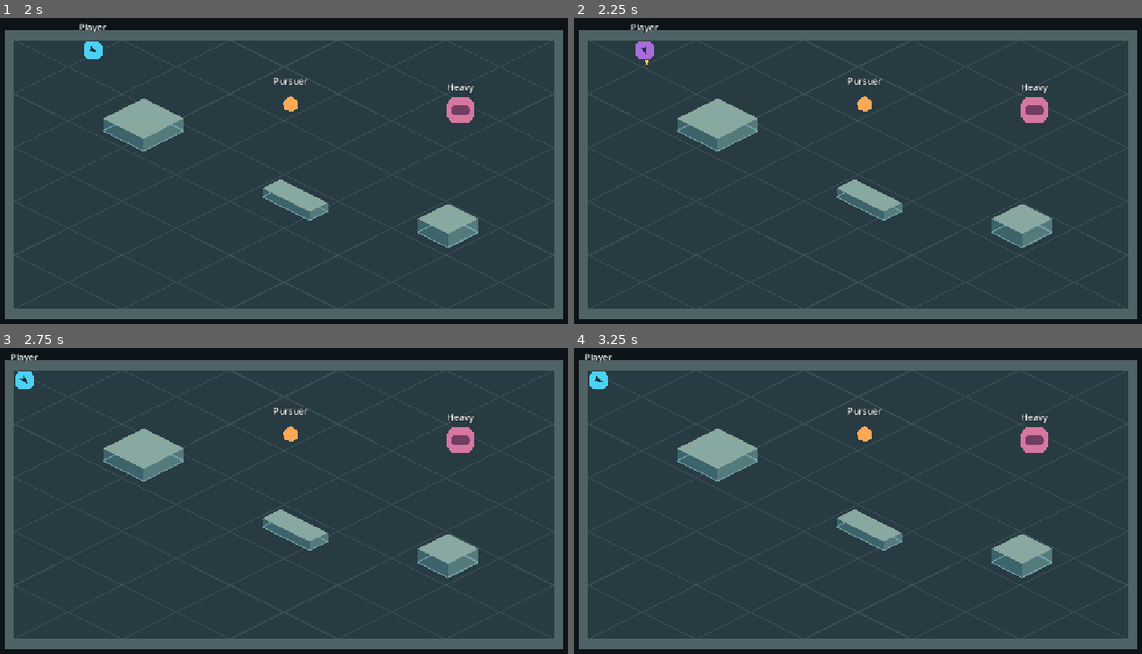
Above: before the commit, frames 1-4 (two rows, left to right).
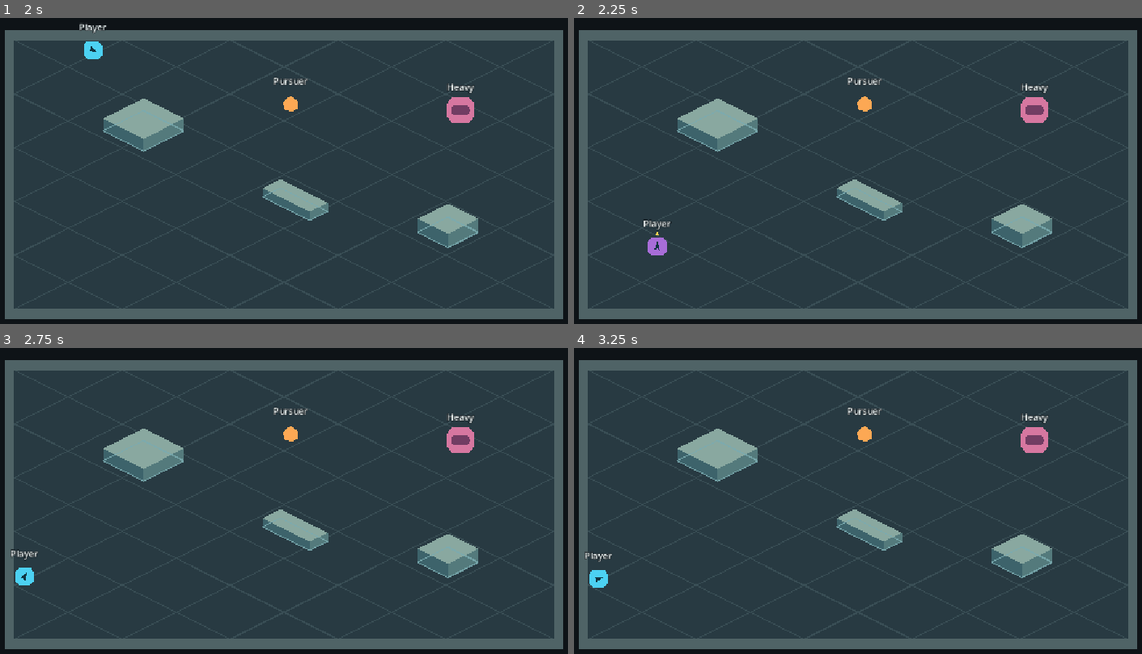
Above: after the commit, the same moments.

Repository: interneth3ro/factory-arpg
Game: Godot game, scene res://scenes/combat/combat_test_arena.tscn
The game is run twice, just before and just after one commit, with the same random seed, the same clock (stepped at 60 frames per second) and the same inputs. The project has no main scene, so this scene is started directly.
Inputs (mouse positions are in pixels of both pictures, inside the frame that each line leads up to):
- Up to frame 1 (2 s): tap Enter at 0.5 s; move the mouse to (249, 247) at 0.52 s; press the mouse at (249, 247) at 0.53 s; hold W (move_up) from 0.53 s (still down); tap Space (dodge) at 0.8, 1.35 s; move the mouse to (477, 229) at 1.27 s; release the mouse at (477, 229) at 1.28 s; click (477, 229) at 1.55 s
- Up to frame 2 (2.25 s): tap F5 (reset_combat_test) at 2 s; move the mouse to (664, 118) at 2.02 s; release W (move_up) at 2.03 s; press the mouse at (664, 118) at 2.03 s; hold A (move_left) from 2.03 s (still down)
- Up to frame 3 (2.75 s): keep holding A (move_left); tap Space (dodge) at 2.3 s
- Up to frame 4 (3.25 s): keep holding A (move_left); tap F5 (reset_combat_test) at 2.75 s; move the mouse to (892, 504) at 2.77 s; release the mouse at (892, 504) at 2.78 s; tap Space (dodge) at 2.85 s; click (892, 504) at 3.05 s

Frame 1 is identical in both runs. In frame 2, 0.5% of the frame differs, in the area x 9-17%, y 2-78%; in frame 3, 0.5%; in frame 4, 0.5%.

Commit message:
feat: apply melee damage and weapon-scaled hit feedback

Diff:
--- a/scenes/combat/combat_test_arena.tscn
+++ b/scenes/combat/combat_test_arena.tscn
@@ -1,9 +1,10 @@
-[gd_scene load_steps=10 format=3]
+[gd_scene load_steps=11 format=3]
 
 [ext_resource type="Script" path="res://scenes/combat/combat_test_player.gd" id="1_player"]
 [ext_resource type="Script" path="res://scenes/combat/player_movement_fsm.gd" id="2_movement"]
 [ext_resource type="Script" path="res://scenes/combat/player_action_fsm.gd" id="3_action"]
 [ext_resource type="Script" path="res://scenes/combat/melee_sweep.gd" id="4_sweep"]
+[ext_resource type="Script" path="res://scenes/combat/enemy_health.gd" id="5_enemy"]
 
 [sub_resource type="RectangleShape2D" id="RectangleShape2D_horizontal_wall"]
 size = Vector2(996, 18)
@@ -304,6 +305,17 @@
 script = ExtResource("4_sweep")
 
 [node name="Diagnostics" type="CanvasLayer" parent="ArenaObjects/Player"]
+
+[node name="Completion" type="Label" parent="ArenaObjects/Player/Diagnostics"]
+visible = false
+anchor_left = 0.5
+anchor_right = 0.5
+offset_top = 16.0
+grow_horizontal = 2
+mouse_filter = 2
+theme_override_constants/outline_size = 5
+text = "Encounter complete   |   F5 to reset"
+horizontal_alignment = 1
 
 [node name="StateLabel" type="Label" parent="ArenaObjects/Player/Diagnostics"]
 visible = false
@@ -316,6 +328,8 @@
 theme_override_constants/outline_size = 5
 
 [node name="Pursuer" type="CharacterBody2D" parent="ArenaObjects"]
+script = ExtResource("5_enemy")
+max_health = 75
 collision_layer = 3
 position = Vector2(12, -126)
 motion_mode = 1
@@ -341,6 +355,8 @@
 vertical_alignment = 1
 
 [node name="Heavy" type="CharacterBody2D" parent="ArenaObjects"]
+script = ExtResource("5_enemy")
+max_health = 150
 collision_layer = 3
 position = Vector2(314, -115)
 motion_mode = 1
--- a/scenes/combat/combat_test_player.gd
+++ b/scenes/combat/combat_test_player.gd
@@ -4,6 +4,7 @@
 const MovementFSM = preload("res://scenes/combat/player_movement_fsm.gd")
 const ActionFSM = preload("res://scenes/combat/player_action_fsm.gd")
 const MeleeSweep = preload("res://scenes/combat/melee_sweep.gd")
+const EnemyHealth = preload("res://scenes/combat/enemy_health.gd")
 const PHASE_COLORS := {
 	ActionFSM.State.READY: Color(0.3, 0.82, 0.95),
 	ActionFSM.State.WIND_UP: Color(1.0, 0.72, 0.16),
@@ -20,13 +21,20 @@
 @onready var action_fsm: ActionFSM = $ActionFSM
 @onready var state_diagnostics: Label = $Diagnostics/StateLabel
 @onready var melee_sweep: MeleeSweep = $MeleeSweep
+@onready var enemies: Array[EnemyHealth] = [$"../Pursuer", $"../Heavy"]
+@onready var completion: Label = $Diagnostics/Completion
+@onready var start_position := position
+var last_damage := "None"
 
 
 func _ready() -> void:
-	melee_sweep.contacted.connect(_flash_target)
+	melee_sweep.contacted.connect(_apply_contact)
 
 
 func _physics_process(delta: float) -> void:
+	if Input.is_action_just_pressed("reset_combat_test"):
+		_reset_encounter()
+		return
 	var movement_input := Input.get_vector("move_left", "move_right", "move_up", "move_down")
 	_update_facing()
 	var facing_direction := Vector2.RIGHT.rotated(facing_marker.global_rotation)
@@ -44,6 +52,10 @@
 	if attacking_allowed and not action_fsm.active_intervals.is_empty():
 		melee_sweep.check_motion(self, start, delta, action_fsm.active_intervals)
 	melee_sweep.select_attack(action_fsm.attack_count)
+	_update_presentation()
+
+
+func _update_presentation() -> void:
 	body_marker.color = PHASE_COLORS[action_fsm.state]
 	attack_marker.visible = action_fsm.state != ActionFSM.State.READY
 	if attack_marker.visible:
@@ -101,16 +113,41 @@
 			melee_sweep.contacts.size(), ", ".join(melee_sweep.contacts.values()) if not melee_sweep.contacts.is_empty() else "None",
 		]
 
+		for enemy in enemies:
+			state_diagnostics.text += "\n%s: %d/%d HP (%s)" % [
+				enemy.name, enemy.health, enemy.max_health, "Alive" if enemy.health > 0 else "Defeated",
+			]
+		state_diagnostics.text += "\nLast damage: %s\nHitstop: %.0f ms remaining" % [
+			last_damage, action_fsm.hitstop_remaining * 1000.0,
+		]
+		if action_fsm.last_hitstop_attack > 0:
+			state_diagnostics.text += " (last %.0f ms on #%d)" % [
+				action_fsm.last_hitstop_duration * 1000.0, action_fsm.last_hitstop_attack,
+			]
 
-func _flash_target(target: CollisionObject2D) -> void:
-	var body := target.get_node_or_null("Body") as Polygon2D
-	if body == null:
+
+func _apply_contact(target: CollisionObject2D, interval: ActionFSM.ActiveInterval) -> void:
+	var enemy := target as EnemyHealth
+	if enemy == null:
 		return
-	var flash := Polygon2D.new()
-	flash.polygon = body.polygon
-	flash.color = Color.WHITE
-	flash.z_index = 1
-	body.add_child(flash)
-	var tween := flash.create_tween()
-	tween.tween_property(flash, "modulate:a", 0.0, 0.12)
-	tween.tween_callback(flash.queue_free)
+	var applied := enemy.receive_hit(interval.weapon)
+	if applied > 0:
+		last_damage = "%d to %s from %s (#%d)" % [applied, enemy.name, interval.weapon.display_name, interval.attack_id]
+		action_fsm.request_hitstop(interval)
+		if enemy.health == 0:
+			completion.visible = enemies.all(func(candidate: EnemyHealth) -> bool: return candidate.health == 0)
+
+
+func _reset_encounter() -> void:
+	for enemy in enemies:
+		enemy.reset_encounter()
+	position = start_position
+	facing_marker.rotation = 0.0
+	_update_facing()
+	action_fsm.reset_encounter()
+	movement_fsm.reset_encounter()
+	melee_sweep.select_attack(0)
+	melee_sweep.begin_tick()
+	last_damage = "None"
+	completion.hide()
+	_update_presentation()
--- a/scenes/combat/dagger.tres
+++ b/scenes/combat/dagger.tres
@@ -4,6 +4,10 @@
 
 [resource]
 script = ExtResource("1_weapon")
+damage = 10
+hitstop = 0.025
+flash_duration = 0.07
+flash_strength = 0.35
 display_name = "Dagger"
 reach = 55.0
 sweep_angle = 65.0
--- /dev/null
+++ b/scenes/combat/enemy_health.gd
@@ -0,0 +1,46 @@
+extends CharacterBody2D
+
+const WeaponAttack = preload("res://scenes/combat/weapon_attack.gd")
+const DEFEATED_TINT := Color(0.48, 0.48, 0.48)
+
+@export_range(1, 1000) var max_health := 75
+
+@onready var health := max_health
+@onready var _start_position := position
+@onready var _solid_layers := collision_layer
+@onready var _initial_mask := collision_mask
+@onready var _body: Polygon2D = $Body
+@onready var _body_color := _body.color
+@onready var _initial_tint := modulate
+var _flash: Tween
+
+
+func receive_hit(weapon: WeaponAttack) -> int:
+	var applied := mini(health, weapon.damage)
+	if applied <= 0:
+		return 0
+	health -= applied
+	if health == 0:
+		# Called from a direct-space query in the player's physics step.
+		collision_layer = 0
+		collision_mask = 0
+	if _flash:
+		_flash.kill()
+	_body.color = _body_color.lerp(Color.WHITE, weapon.flash_strength)
+	_flash = create_tween()
+	_flash.tween_property(_body, "color", _body_color, weapon.flash_duration)
+	if health == 0:
+		_flash.tween_property(self, "modulate", _initial_tint * DEFEATED_TINT, 0.08)
+	return applied
+
+
+func reset_encounter() -> void:
+	if _flash:
+		_flash.kill()
+		_flash = null
+	health = max_health
+	collision_layer = _solid_layers
+	collision_mask = _initial_mask
+	position = _start_position
+	_body.color = _body_color
+	modulate = _initial_tint
--- a/scenes/combat/greatsword.tres
+++ b/scenes/combat/greatsword.tres
@@ -4,6 +4,10 @@
 
 [resource]
 script = ExtResource("1_weapon")
+damage = 45
+hitstop = 0.060
+flash_duration = 0.14
+flash_strength = 0.75
 display_name = "Greatsword"
 reach = 115.0
 sweep_angle = 155.0
--- a/scenes/combat/melee_sweep.gd
+++ b/scenes/combat/melee_sweep.gd
@@ -1,6 +1,6 @@
 extends Node2D
 
-signal contacted(target: CollisionObject2D)
+signal contacted(target: CollisionObject2D, interval: ActionFSM.ActiveInterval)
 
 const ActionFSM = preload("res://scenes/combat/player_action_fsm.gd")
 const TARGET_MASK := 1 << 1
@@ -86,9 +86,9 @@
 		for hit in space.intersect_shape(query):
 			var target := hit.collider as CollisionObject2D
 			var id := target.get_instance_id()
-			if not contacts.has(id):
+			if (target.collision_layer & TARGET_MASK) != 0 and not contacts.has(id):
 				contacts[id] = str(target.name)
-				contacted.emit(target)
+				contacted.emit(target, interval)
 		if visible:
 			_debug_poses.append(query.transform)
 			_debug_shapes.append(capsule)
--- a/scenes/combat/one_handed_sword.tres
+++ b/scenes/combat/one_handed_sword.tres
@@ -4,6 +4,10 @@
 
 [resource]
 script = ExtResource("1_weapon")
+damage = 25
+hitstop = 0.040
+flash_duration = 0.10
+flash_strength = 0.55
 display_name = "One-handed sword"
 reach = 85.0
 sweep_angle = 110.0
--- a/scenes/combat/player_action_fsm.gd
+++ b/scenes/combat/player_action_fsm.gd
@@ -32,6 +32,9 @@
 var state := State.READY
 var weapon: WeaponAttack = DAGGER
 var attack_count: int = 0
+var hitstop_remaining := 0.0
+var last_hitstop_attack := 0
+var last_hitstop_duration := 0.0
 var attack_direction := Vector2.ZERO
 var _phase_elapsed: float = 0.0
 var _buffer_remaining: float = 0.0
@@ -72,7 +75,26 @@
 		weapon = selection
 
 
+func request_hitstop(interval: ActiveInterval) -> void:
+	# Contacts arrive after movement. A finished swing cannot freeze its successor.
+	if state == State.READY or interval.attack_id != attack_count or last_hitstop_attack == attack_count:
+		return
+	last_hitstop_attack = attack_count
+	last_hitstop_duration = interval.weapon.hitstop
+	hitstop_remaining = last_hitstop_duration
+
+
+func reset_encounter() -> void:
+	interrupt_attack()
+	active_intervals.clear()
+	weapon = DAGGER
+	attack_count = 0
+	last_hitstop_attack = 0
+	last_hitstop_duration = 0.0
+
+
 func interrupt_attack() -> void:
+	hitstop_remaining = 0.0
 	state = State.READY
 	attack_direction = Vector2.ZERO
 	_phase_elapsed = 0.0
@@ -89,8 +111,11 @@
 			_buffer_remaining = buffer_lifetime
 
 	# Consume time up to each boundary, including the instant a repeat can start.
-	var remaining := delta
-	var weighted_time := 0.0
+	var paused := minf(delta, hitstop_remaining)
+	hitstop_remaining -= paused
+	_buffer_remaining = maxf(0.0, _buffer_remaining - paused)
+	var remaining := delta - paused
+	var weighted_time := paused * get_movement_multiplier()
 	while remaining > 0.0 and state != State.READY:
 		var until_boundary := _phase_duration() - _phase_elapsed
 		var spent := minf(remaining, until_boundary)
--- a/scenes/combat/player_movement_fsm.gd
+++ b/scenes/combat/player_movement_fsm.gd
@@ -43,6 +43,14 @@
 	_transition_to(ordinary_state)
 
 
+func reset_encounter() -> void:
+	_body.velocity = Vector2.ZERO
+	_dodge_direction = Vector2.ZERO
+	_dodge_elapsed = 0.0
+	_dodge_recovery_remaining = 0.0
+	_transition_to(State.IDLE)
+
+
 func can_dodge() -> bool:
 	return not is_dodging() and _dodge_recovery_remaining <= 0.0
 
--- a/scenes/combat/weapon_attack.gd
+++ b/scenes/combat/weapon_attack.gd
@@ -3,6 +3,10 @@
 enum AimMode { LOCK_AT_ACTIVE, CORRECT_ACTIVE, LOCK_DURING_WIND_UP }
 
 @export var display_name: String
+@export_range(1, 1000) var damage := 10
+@export_range(0.0, 0.2, 0.001, "suffix:s") var hitstop := 0.025
+@export_range(0.01, 0.5, 0.01, "suffix:s") var flash_duration := 0.07
+@export_range(0.0, 1.0) var flash_strength := 0.35
 @export_range(1.0, 300.0, 1.0, "suffix:px") var reach := 85.0
 @export_range(1.0, 360.0, 1.0, "suffix:deg") var sweep_angle := 110.0
 @export_range(1.0, 100.0, 1.0, "suffix:px") var contact_width := 16.0
Not shown, changed: docs/design/COMBAT_PROTOTYPE_V0.1.md
Not shown, changed: docs/design/DECISION_LOG.md
